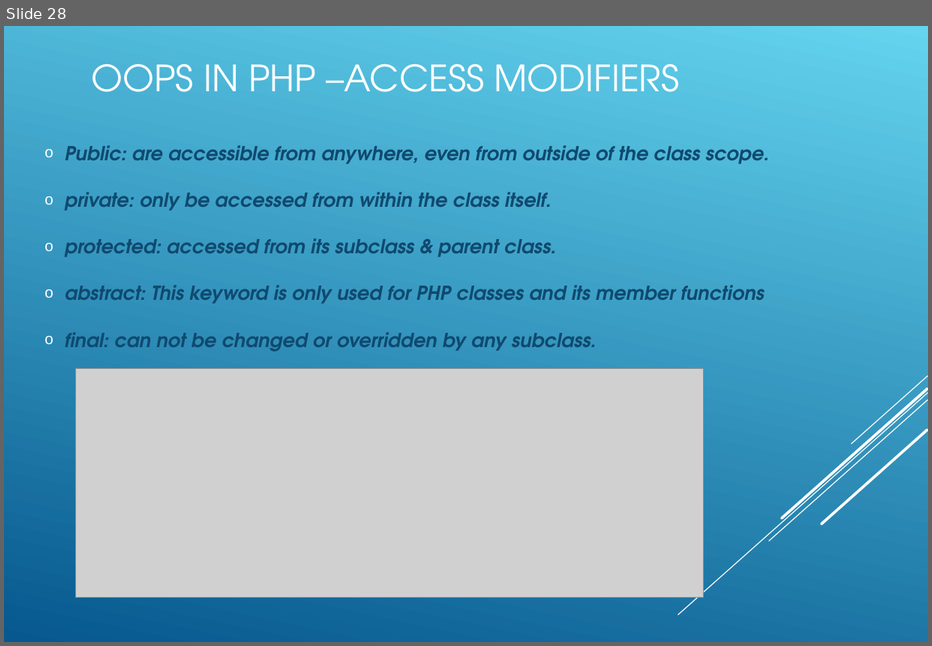
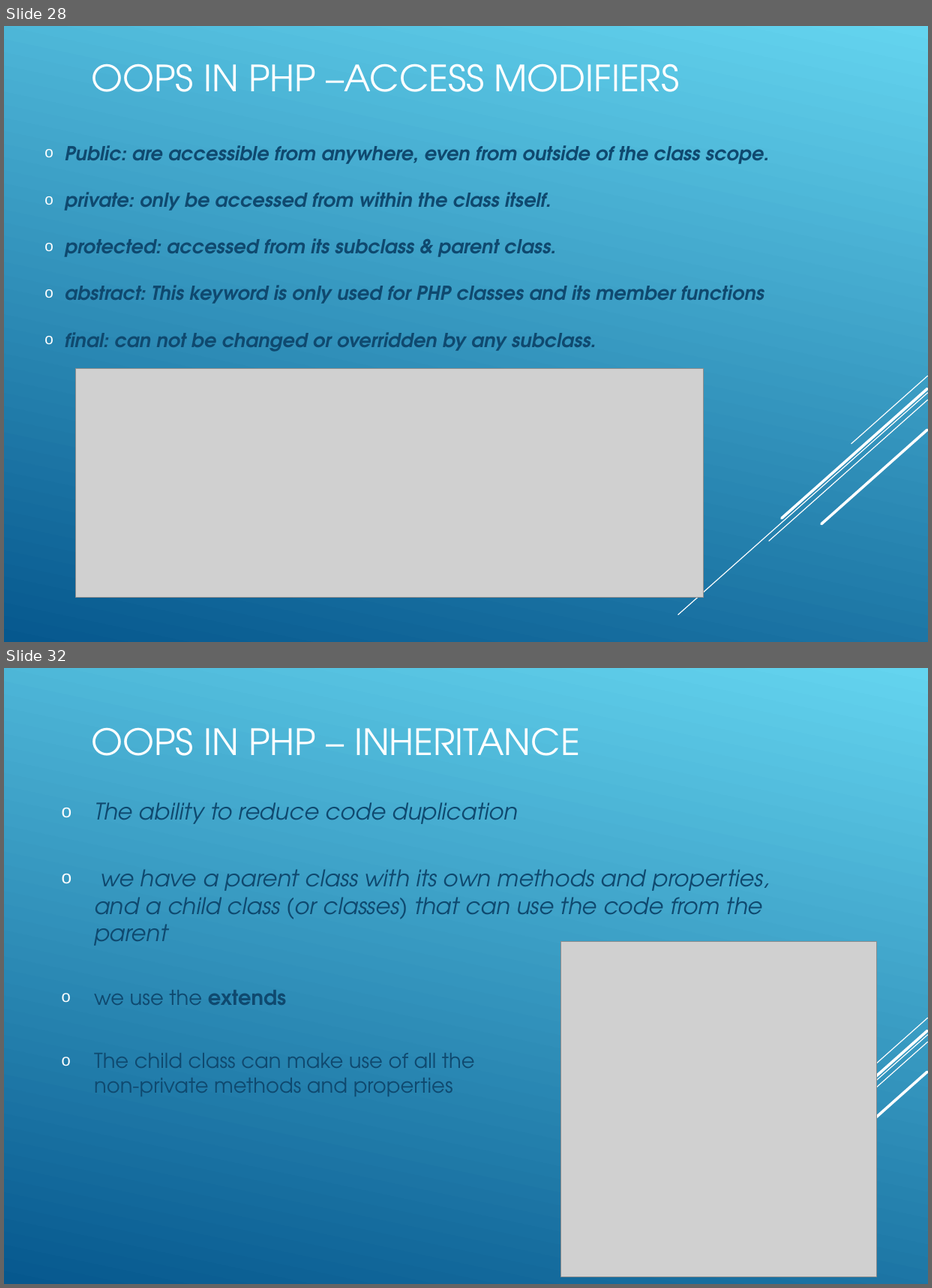
Before and after one commit to koushikgraj/PHP-Training, a slide deck: PHP-Presentation.ppt. Shown one above the other, each under a label of ours: slide 28 before the commit, slides 28 and 32 after it; the slides between them are not shown. The pictures are 932x646 and 932x1288 pixels, drawn with LibreOffice and Linux fonts; fonts in the diff are those of the drawing; grey boxes stand for pictures. Boxes give left, top, right and bottom in pixels: in the first picture for what was removed or moved away, otherwise in the second. Text is boxed around its words. In the diff, an @@ line names an element or a change of style, - is before the commit and + after.

Commit message:
24-May-2021 : PHP OOPS

```diff
--- a/PHP-Presentation.ppt
+++ b/PHP-Presentation.ppt
@@ slide 32 added at [4, 668, 928, 1284], background gradient #64D4EF to #06588E; not listed: 5 template elements that a slide beside it also shows @@
@@ title added at [91, 727, 580, 756], 30 pt, text #FFFFFF @@
+OOPS IN PHP – INHERITANCE
@@ subtitle added at [94, 802, 769, 1096], 19 pt, text #0F496F, italic @@
+  o The ability to reduce code duplication
+  o we have a parent class with its own methods and properties, and a child class (or classes) that can use the code from the parent
+  o we use the extends
+  o The child class can make use of all the
+    non-private methods and properties
@@ picture added at [561, 942, 877, 1276] @@
```
Also in this commit, not shown: 2 slides changed, 4 other slides added, 20 other files.
